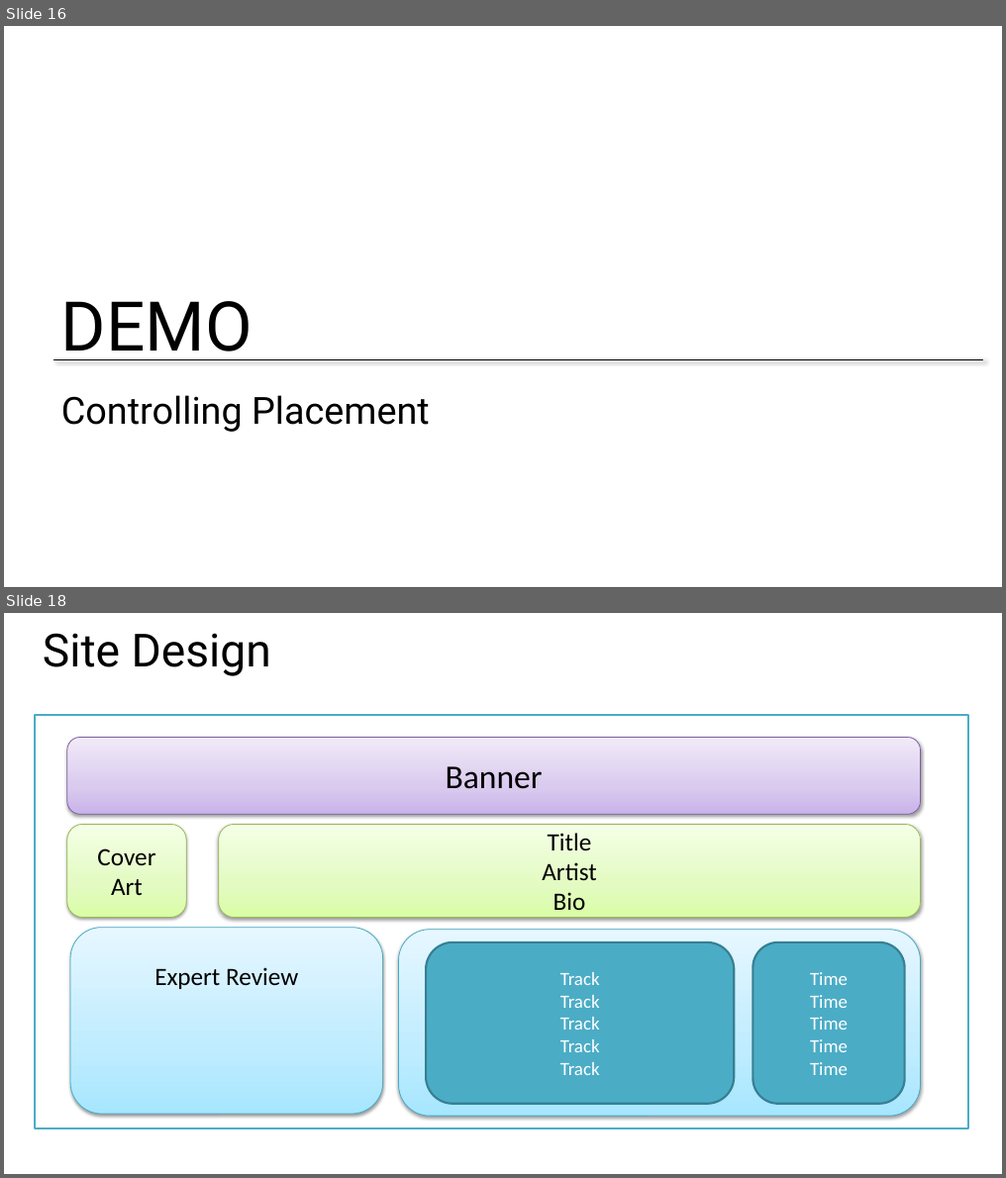
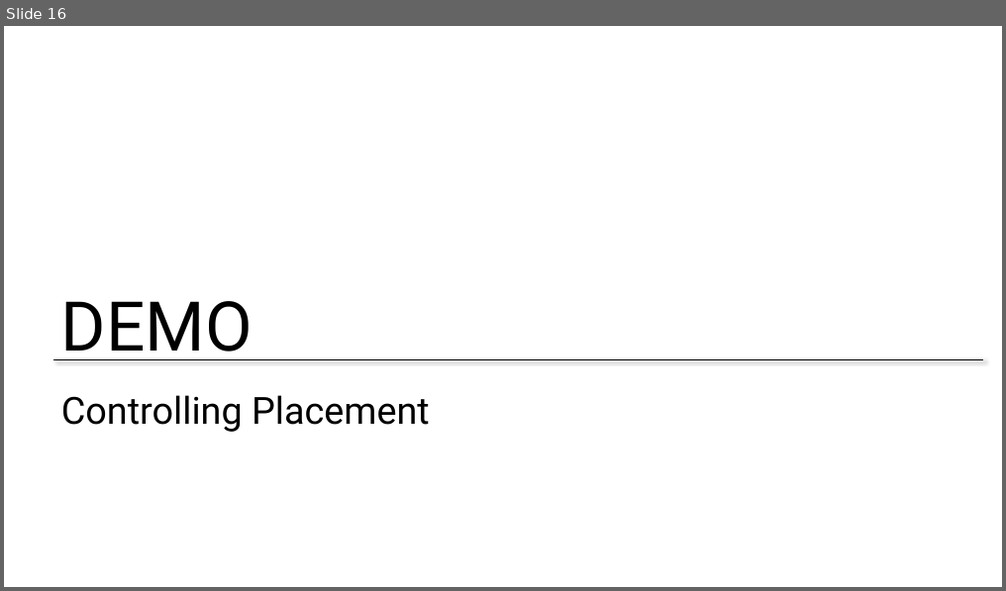
Before and after one commit to zmy/Bootstrap-edX, a slide deck: Slides/Week 1 - Part 2 - Page layout.pptx. Shown one above the other, each under a label of ours: slides 16 and 18 before the commit, slide 16 after it; the slides between them are not shown. The pictures are 1006x1178 and 1006x591 pixels, drawn with LibreOffice and Linux fonts; fonts in the diff are those of the drawing; background and template pictures are left out. Boxes give left, top, right and bottom in pixels: in the first picture for what was removed or moved away, otherwise in the second. Text is boxed around its words. In the diff, an @@ line names an element or a change of style, - is before the commit and + after.

Commit message:
More slide work

```diff
--- a/Slides/Week 1 - Part 2 - Page layout.pptx
+++ b/Slides/Week 1 - Part 2 - Page layout.pptx
@@ slide 18 removed at [4, 613, 1002, 1174], background #FFFFFF @@
@@ title removed at [43, 633, 271, 676] @@
-Site Design
@@ rectangle removed at [36, 715, 969, 1129] @@
@@ rounded rectangle removed at [67, 738, 921, 814] @@
-Banner
@@ rounded rectangle removed at [67, 824, 186, 917] @@
-Cover Art
@@ rounded rectangle removed at [219, 824, 921, 917] @@
-Title
-Artist
-Bio
@@ rounded rectangle removed at [70, 928, 383, 1114] @@
-Expert Review
@@ rounded rectangle removed at [399, 930, 921, 1116] @@
@@ rounded rectangle removed at [426, 943, 735, 1104] @@
-Track
-Track
-Track
-Track
-Track
@@ rounded rectangle removed at [753, 943, 905, 1104] @@
-Time
-Time
-Time
-Time
-Time
```
Also in this commit, not shown: 2 other slides removed, 5 other files.
